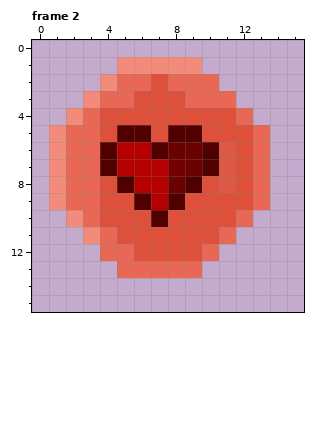
Pixel-art file -- ExternalAssets/Graphics/Collectables.aseprite. This is how it looked before the edit.
16x16 pixels, 2 frames. Colours within 5 levels of each other are drawn and written as one. Shown: frame 2.
Now the later version:
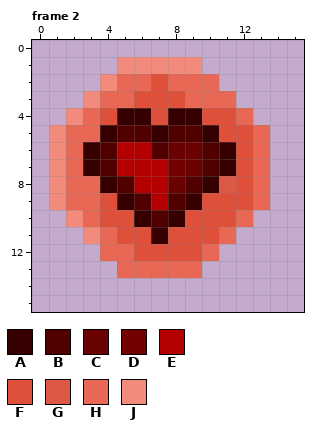
Palette (. is transparent): A #370000  B #510000  C #6b0202  D #740000  E #b40000  F #df503b  G #dc5946  H #e86855  J #f38b7c
Changes in this commit:
--- frame 2
@@ x 0..15 @@
  3 ...JHHFFFHHH....
- 4 ..JHFFFFFFFFH...
- 5 .JHHFBBFBBFFFH..
- 6 .JHHBEEBCCBGFH..
- 7 .JHHBEEEDCBGFH..
- 8 .JHHFBEECBFGFH..
- 9 .JHHFFBEBFFFFH..
-10 ..JHFFFBFFFFH...
-11 ...JHFFFFFFH....
+ 4 ..JHFAAFAAFFH...
+ 5 .JHHABBABBAFFH..
+ 6 .JHABEEBCCBAFH..
+ 7 .JHABEEEDCBAFH..
+ 8 .JHHABEECBAGFH..
+ 9 .JHHFABEBAFFFH..
+10 ..JHFFABAFFFH...
+11 ...JHFFAFFFH....
 12 ....HHFFFFH.....
